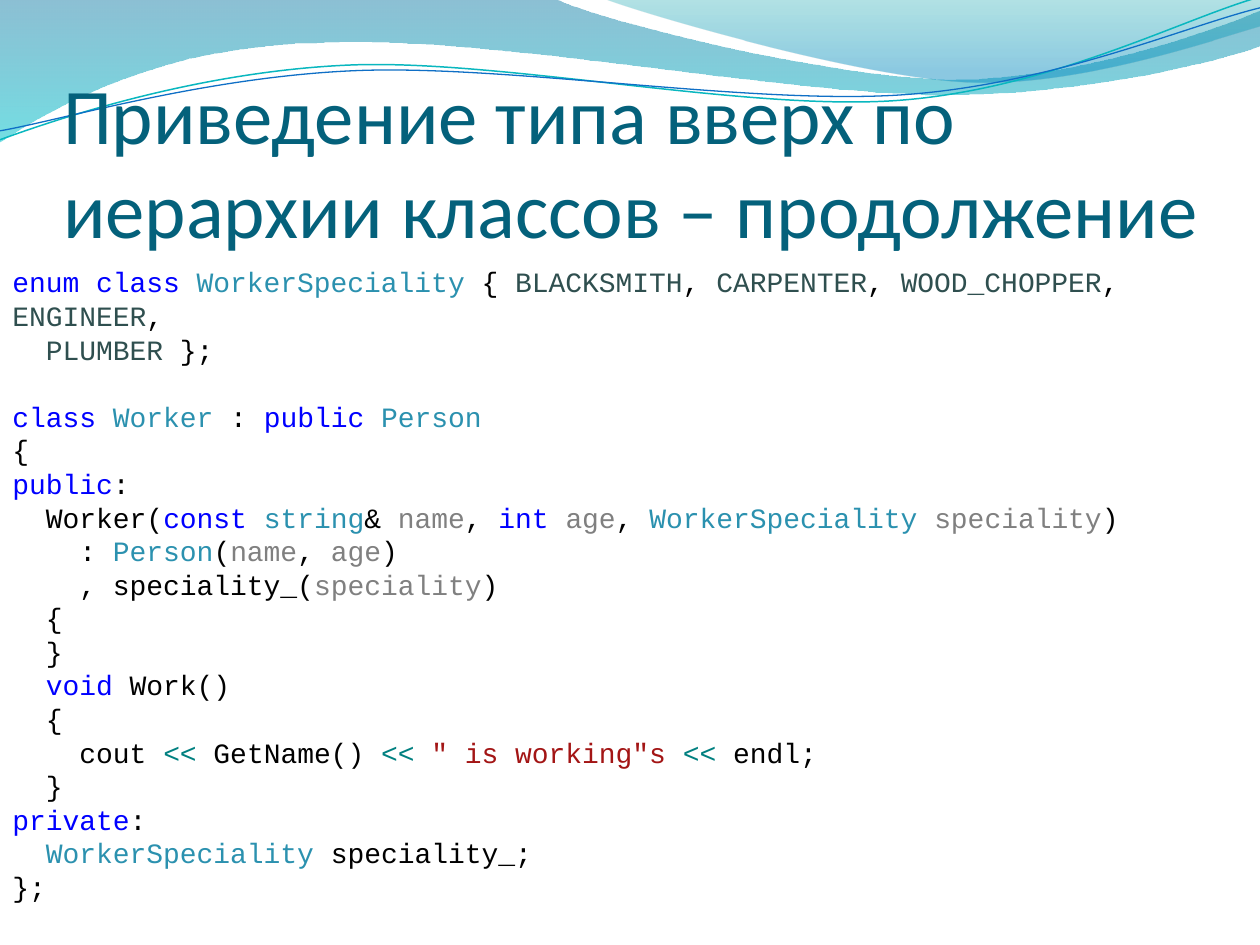
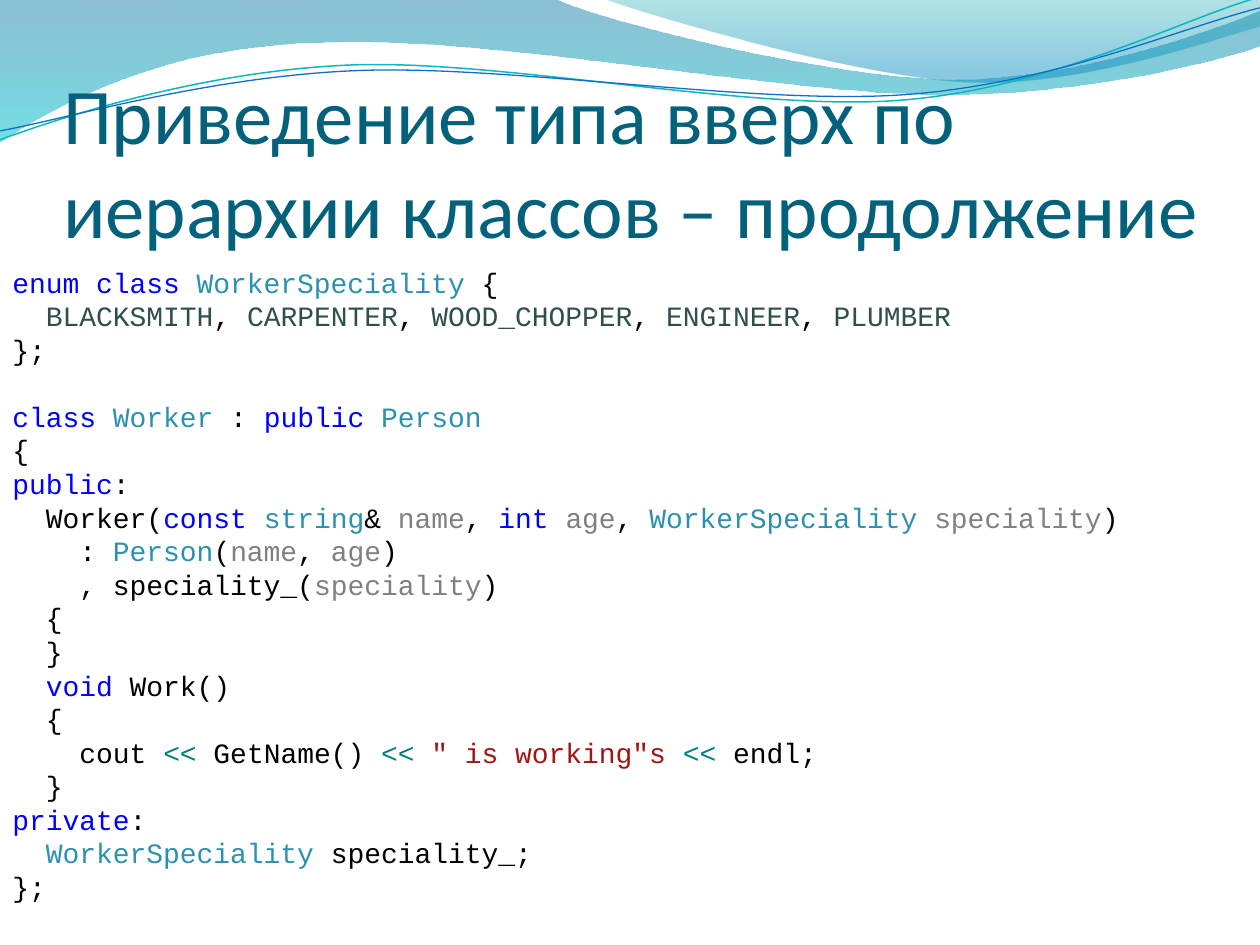
Before and after one commit to alexey-malov/oop, a slide deck: slide 15 of lectures/03/Наследование и полиморфизм.pptx. Drawn at 1260x945 pixels with LibreOffice and Linux fonts; fonts in the diff are those of the drawing; background and template pictures are left out. Boxes give left, top, right and bottom in pixels: in the first picture for what was removed or moved away, otherwise in the second. Text is boxed around its words. In the diff, an @@ line names an element or a change of style, - is before the commit and + after.

```diff
--- a/lectures/03/Наследование и полиморфизм.pptx
+++ b/lectures/03/Наследование и полиморфизм.pptx
@@ text at (12, 273, 951, 331): text changed @@
-enum class WorkerSpeciality { BLACKSMITH, CARPENTER, WOOD_CHOPPER, ENGINEER,
-PLUMBER };
+enum class WorkerSpeciality {
+BLACKSMITH, CARPENTER, WOOD_CHOPPER, ENGINEER, PLUMBER
+};
```
Also in this commit, not shown: 2 other slides changed, 2 other files.
